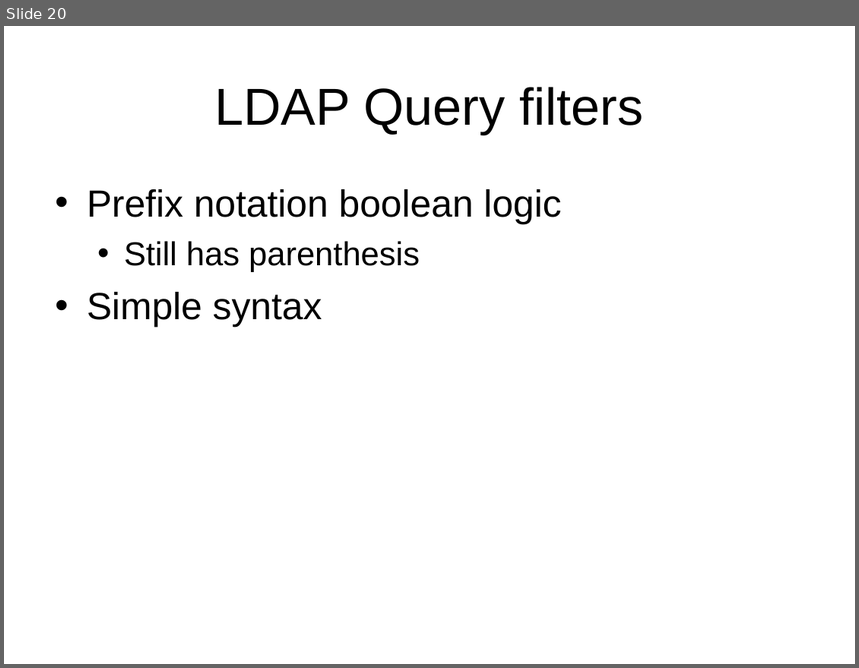
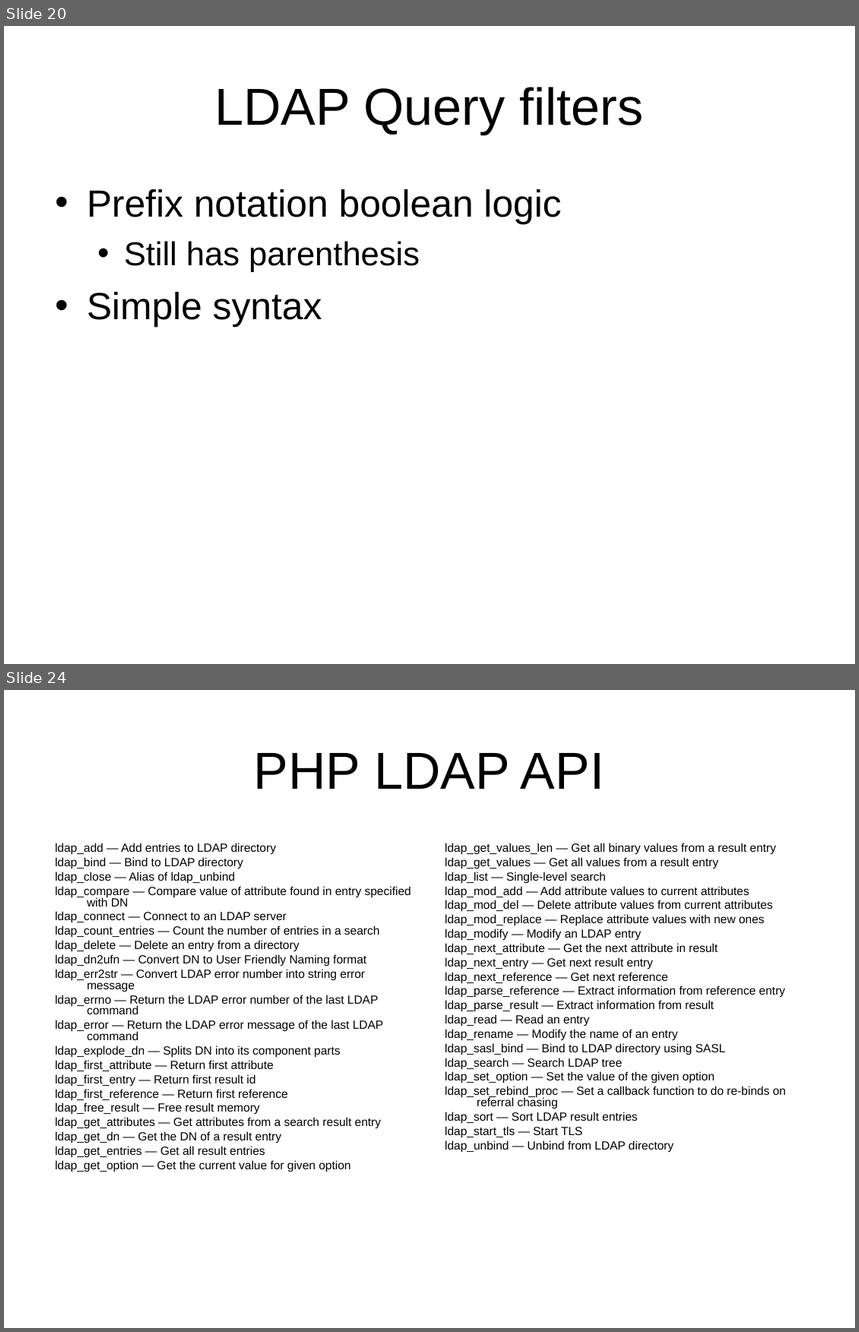
Before and after one commit to LIPHP/LDAP-Talk, a slide deck: Docs/LIPHP-Using LDAP with PHP.ppt. Shown one above the other, each under a label of ours: slide 20 before the commit, slides 20 and 24 after it; the slides between them are not shown. The pictures are 859x668 and 859x1332 pixels, drawn with LibreOffice and Linux fonts; fonts in the diff are those of the drawing. Boxes give left, top, right and bottom in pixels: in the first picture for what was removed or moved away, otherwise in the second. Text is boxed around its words. In the diff, an @@ line names an element or a change of style, - is before the commit and + after.

```diff
--- a/Docs/LIPHP-Using LDAP with PHP.ppt
+++ b/Docs/LIPHP-Using LDAP with PHP.ppt
@@ slide 24 added at (4,690,855,1328), background #FFFFFF @@
@@ title added at (254,753,604,789), 44 pt, text #000000 @@
+PHP LDAP API
@@ text added at (55,843,411,1172), 10 pt, text #000000 @@
+ldap_add — Add entries to LDAP directory
+ldap_bind — Bind to LDAP directory
+ldap_close — Alias of ldap_unbind
+ldap_compare — Compare value of attribute found in entry specified with DN
+ldap_connect — Connect to an LDAP server
+ldap_count_entries — Count the number of entries in a search
+ldap_delete — Delete an entry from a directory
+ldap_dn2ufn — Convert DN to User Friendly Naming format
+ldap_err2str — Convert LDAP error number into string error message
+ldap_errno — Return the LDAP error number of the last LDAP command
+ldap_error — Return the LDAP error message of the last LDAP command
+ldap_explode_dn — Splits DN into its component parts
+ldap_first_attribute — Return first attribute
+ldap_first_entry — Return first result id
+ldap_first_reference — Return first reference
+ldap_free_result — Free result memory
+ldap_get_attributes — Get attributes from a search result entry
+ldap_get_dn — Get the DN of a result entry
+ldap_get_entries — Get all result entries
+ldap_get_option — Get the current value for given option
@@ text added at (445,843,786,1152), 10 pt, text #000000 @@
+ldap_get_values_len — Get all binary values from a result entry
+ldap_get_values — Get all values from a result entry
+ldap_list — Single-level search
+ldap_mod_add — Add attribute values to current attributes
+ldap_mod_del — Delete attribute values from current attributes
+ldap_mod_replace — Replace attribute values with new ones
+ldap_modify — Modify an LDAP entry
+ldap_next_attribute — Get the next attribute in result
+ldap_next_entry — Get next result entry
+ldap_next_reference — Get next reference
+ldap_parse_reference — Extract information from reference entry
+ldap_parse_result — Extract information from result
+ldap_read — Read an entry
+ldap_rename — Modify the name of an entry
+ldap_sasl_bind — Bind to LDAP directory using SASL
+ldap_search — Search LDAP tree
+ldap_set_option — Set the value of the given option
+ldap_set_rebind_proc — Set a callback function to do re-binds on referral chasing
+ldap_sort — Sort LDAP result entries
+ldap_start_tls — Start TLS
+ldap_unbind — Unbind from LDAP directory
```
Also in this commit, not shown: 7 slides changed, 29 other slides added, 9 slides removed.
